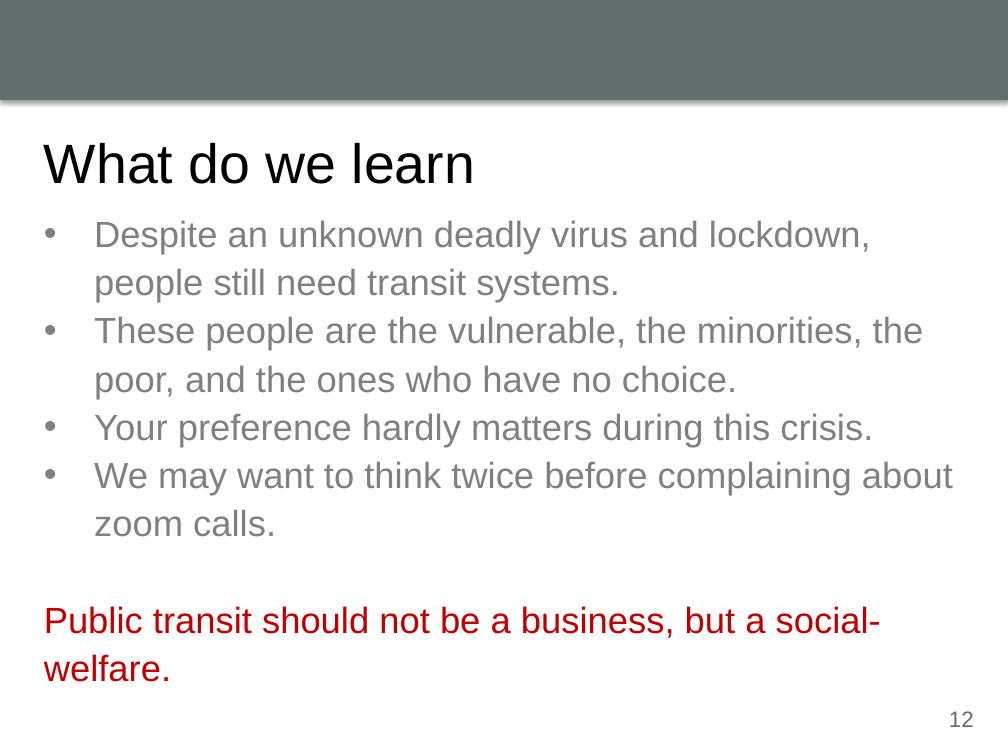
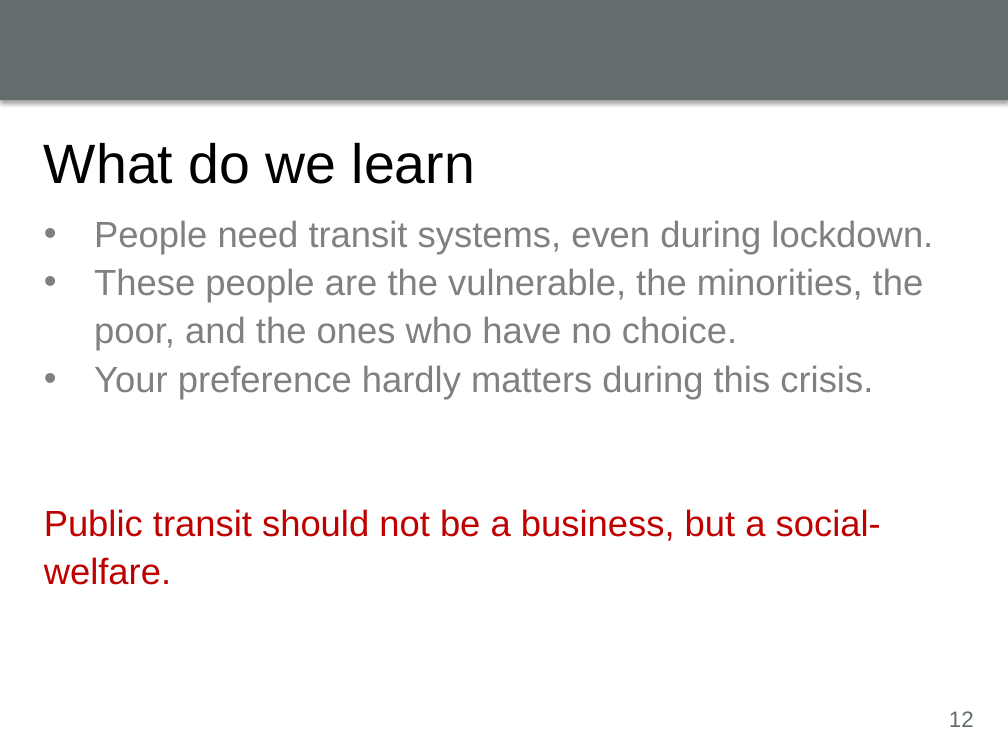
Before and after one commit to luyuliu/COVID-Transit-Demand, a slide deck: slide 12 of doc/lightning_talk.pptx. Drawn at 1008x756 pixels with LibreOffice and Linux fonts; fonts in the diff are those of the drawing; background and template pictures are left out. Boxes give left, top, right and bottom in pixels: in the first picture for what was removed or moved away, otherwise in the second. Text is boxed around its words. In the diff, an @@ line names an element or a change of style, - is before the commit and + after.

```diff
--- a/doc/lightning_talk.pptx
+++ b/doc/lightning_talk.pptx
@@ text at [94, 220, 933, 255]: text changed @@
-• Despite an unknown deadly virus and lockdown, people still need transit systems.
+• People need transit systems, even during lockdown.
@@ text at [94, 461, 953, 537]: paragraph removed @@
-• We may want to think twice before complaining about zoom calls.
```
Also in this commit, not shown: 5 other slides changed.
